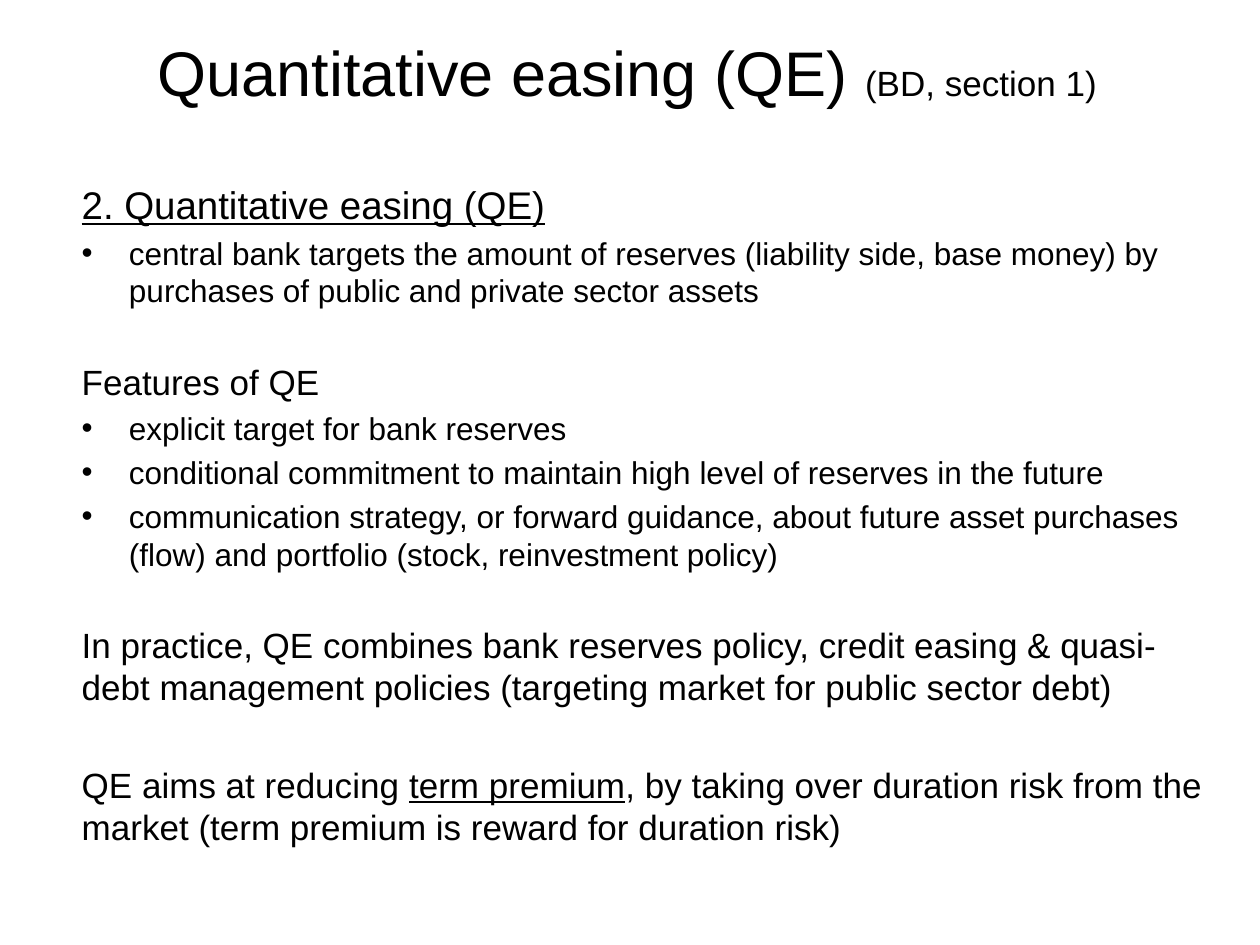
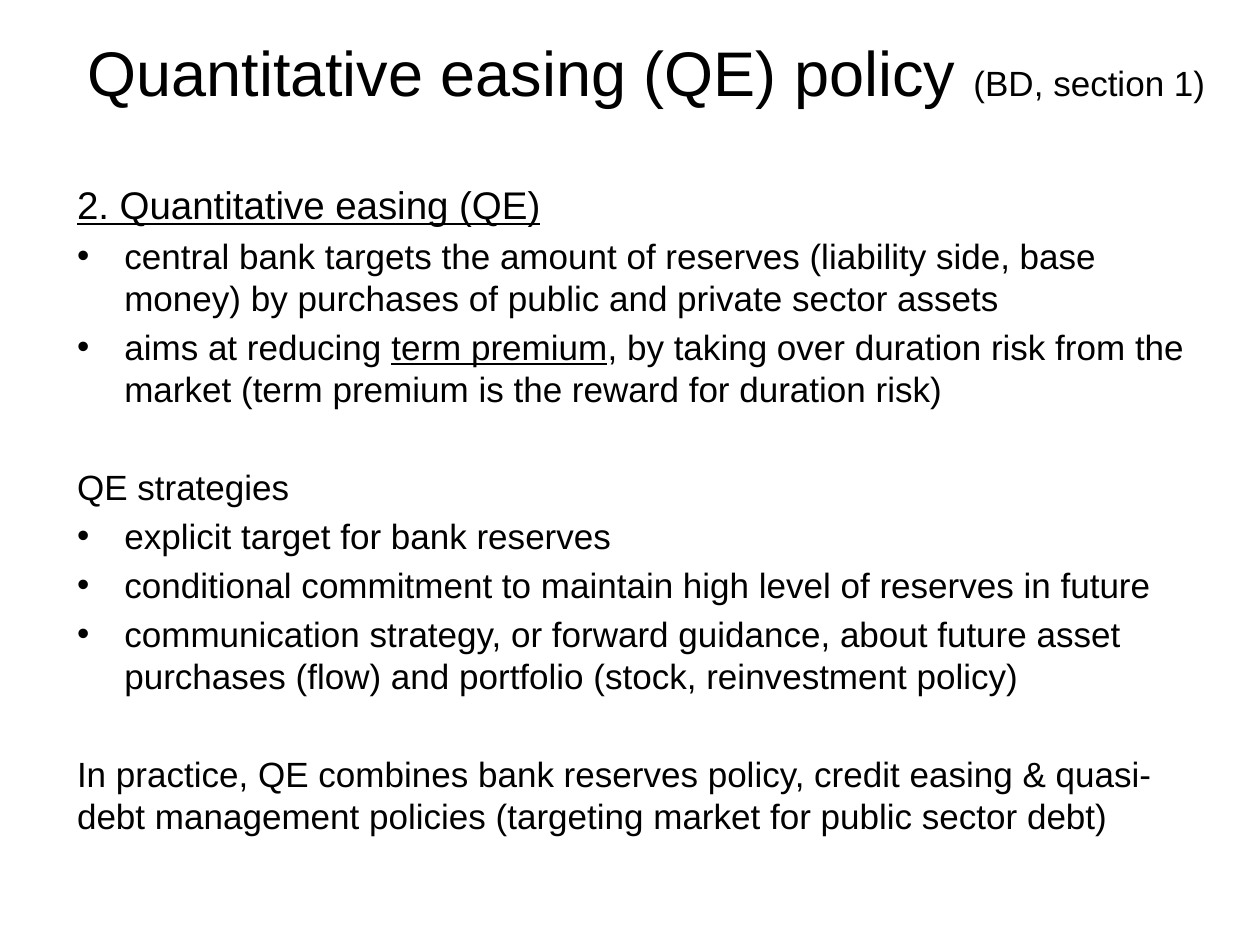
Before and after one commit to vandenEnd/VU, a slide deck: slide 13 of MIF_lecture_12_2027 V.pptx. Drawn at 1260x945 pixels with LibreOffice and Linux fonts; fonts in the diff are those of the drawing. Boxes give left, top, right and bottom in pixels: in the first picture for what was removed or moved away, otherwise in the second. Text is boxed around its words. In the diff, an @@ line names an element or a change of style, - is before the commit and + after.

```diff
--- a/MIF_lecture_12_2027 V.pptx
+++ b/MIF_lecture_12_2027 V.pptx
@@ title at [88, 50, 1205, 107]: text changed @@
-Quantitative easing (QE) (BD, section 1)
+Quantitative easing (QE) policy (BD, section 1)
@@ text at [124, 243, 1121, 696]: size 18 to 20 pt in "central bank targets the amount of reserves ...", "explicit target for bank reserves", "communication strategy, or forward guidance, about future ..." @@
@@ text at [77, 334, 1184, 507]: text changed @@
-Features of QE
+• aims at reducing term premium, by taking over duration risk from the market (term premium is the reward for duration risk)
+QE strategies
@@ text at [124, 572, 1151, 605]: text changed; size 18 to 20 pt @@
-• conditional commitment to maintain high level of reserves in the future
+• conditional commitment to maintain high level of reserves in future
@@ text at [82, 772, 1202, 847]: paragraph removed @@
-QE aims at reducing term premium, by taking over duration risk from the market (term premium is reward for duration risk)
```
Also in this commit, not shown: 8 other slides changed, 6 other files.
